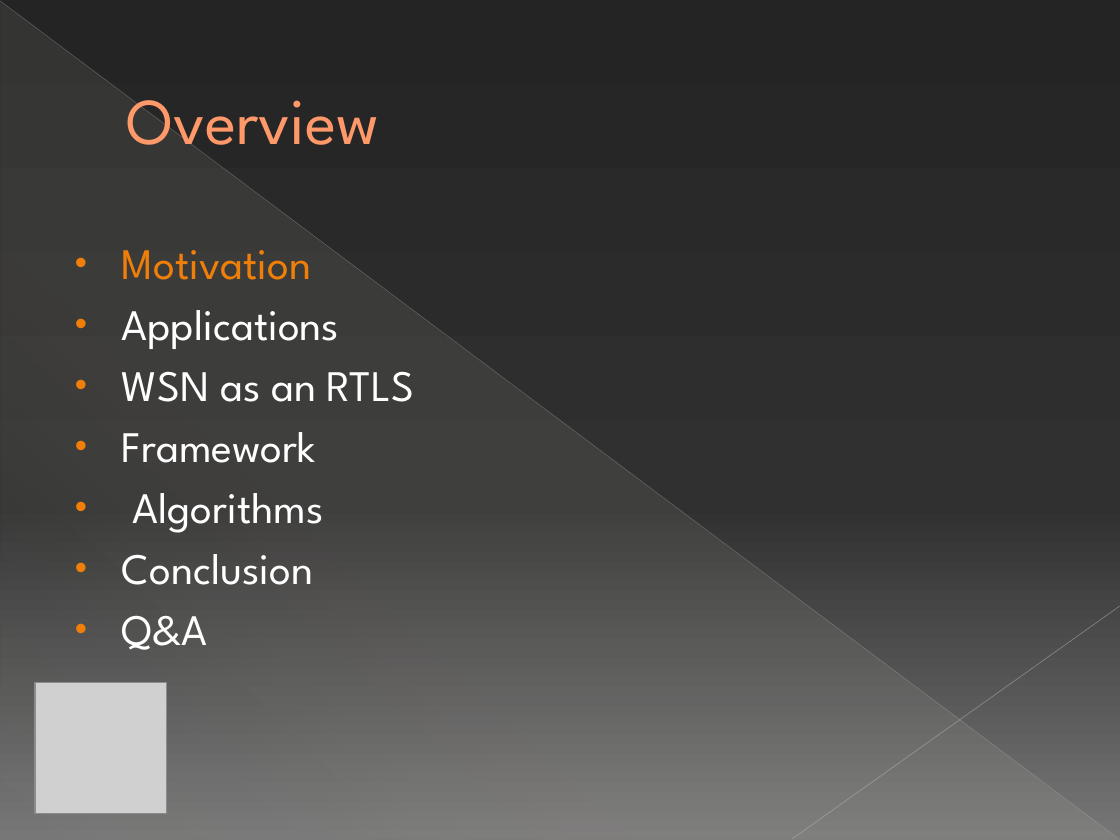
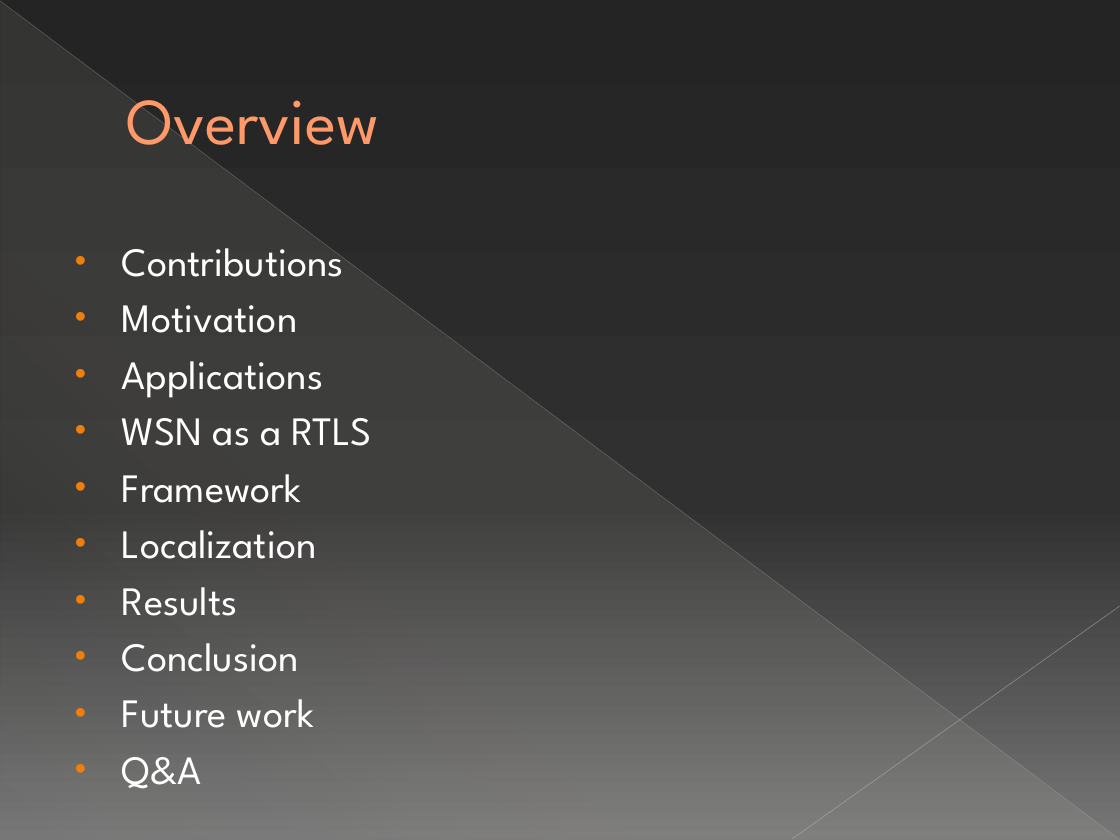
Before and after one commit to michelecorrea3/wsnlocalizationscala, a slide deck: slide 3 of Resources/WSN localization with Senseless framework.pptx (slide 2 before the commit). Drawn at 1120x840 pixels with LibreOffice and Linux fonts; fonts in the diff are those of the drawing; grey boxes stand for pictures. Boxes give left, top, right and bottom in pixels: in the first picture for what was removed or moved away, otherwise in the second. Text is boxed around its words. In the diff, an @@ line names an element or a change of style, - is before the commit and + after.

```diff
--- a/Resources/WSN localization with Senseless framework.pptx
+++ b/Resources/WSN localization with Senseless framework.pptx
@@ text at (122, 248, 344, 277): paragraph added @@
+• Contributions
@@ text at (122, 305, 323, 789): size 28 to 25.9 pt in "Motivation", "Applications", "Framework", "Conclusion" and 1 more places; text colour #F07F09 to #FFFFFF in "Motivation" @@
@@ text at (122, 418, 372, 446): text changed; size 28 to 25.9 pt @@
-• WSN as an RTLS
+• WSN as a RTLS
@@ text at (122, 530, 317, 616): text changed; size 28 to 25.9 pt @@
-• Algorithms
+• Localization
+• Results
@@ picture removed at (35, 682, 166, 813) @@
@@ text at (122, 699, 314, 728): paragraph added @@
+• Future work
```
Also in this commit, not shown: 36 other slides changed, 36 slides added, 15 slides removed.
